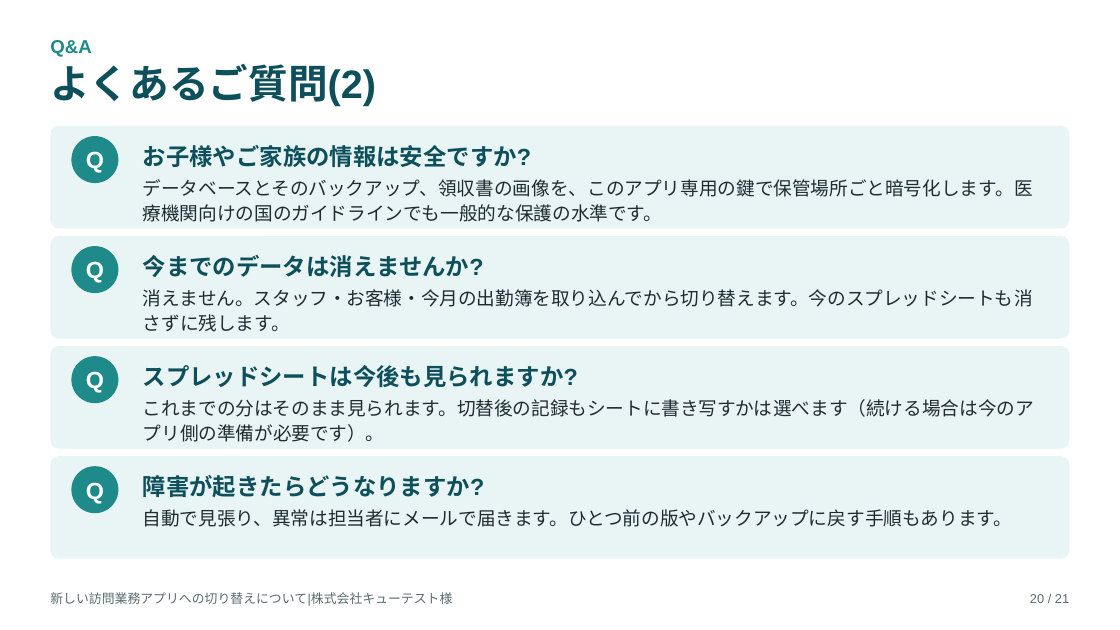
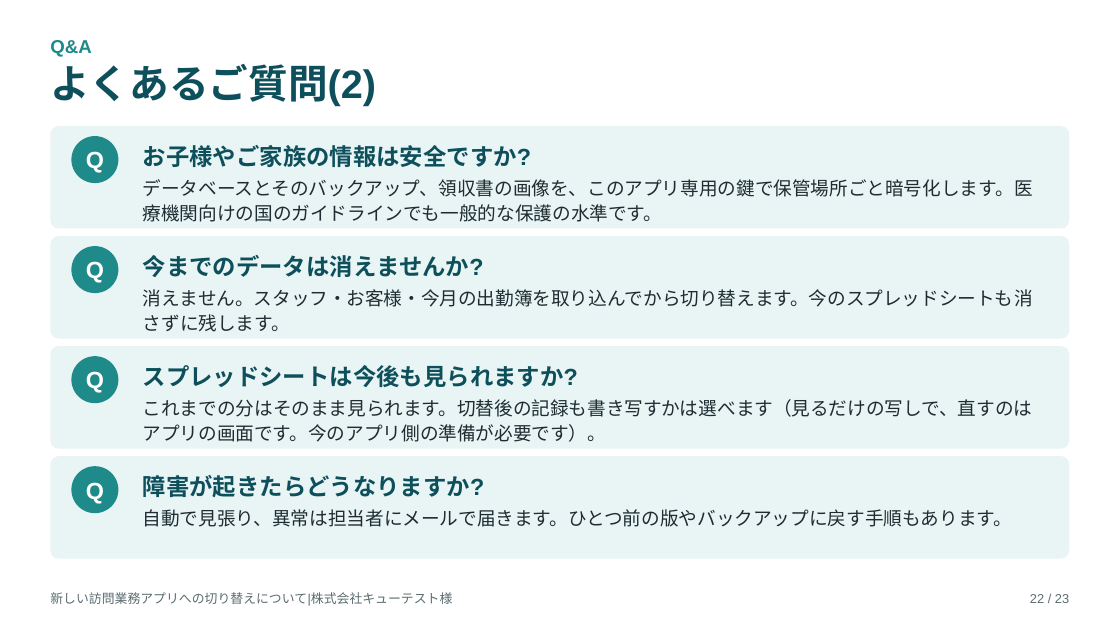
Before and after one commit to katahimo-dev/katahimo-app, a slide deck: slide 22 of doc/partner/新アプリ切替のご説明_キューテスト様.pptx (slide 20 before the commit). Drawn at 1120x630 pixels with LibreOffice and Linux fonts; fonts in the diff are those of the drawing. Boxes give left, top, right and bottom in pixels: in the first picture for what was removed or moved away, otherwise in the second. Text is boxed around its words. In the diff, an @@ line names an element or a change of style, - is before the commit and + after.

```diff
--- a/doc/partner/新アプリ切替のご説明_キューテスト様.pptx
+++ b/doc/partner/新アプリ切替のご説明_キューテスト様.pptx
@@ text at [143, 399, 1033, 442]: text changed @@
-これまでの分はそのまま見られます。切替後の記録もシートに書き写すかは選べます（続ける場合は今のアプリ側の準備が必要です）。
+これまでの分はそのまま見られます。切替後の記録も書き写すかは選べます（見るだけの写しで、直すのはアプリの画面です。今のアプリ側の準備が必要です）。
@@ text at [1030, 594, 1069, 603]: text changed @@
-20 / 21
+22 / 23
```
Also in this commit, not shown: 19 other slides changed, 2 slides added, 4 other files.
